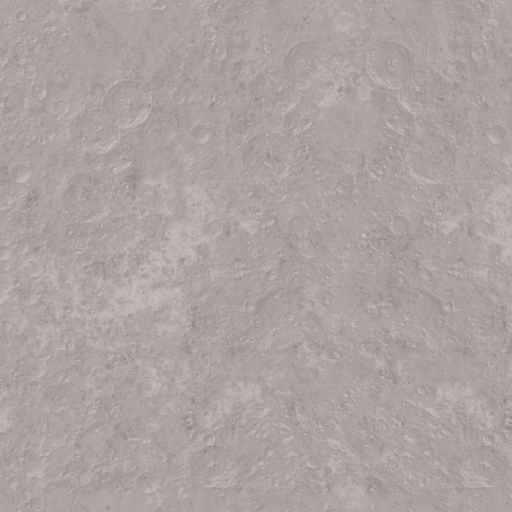
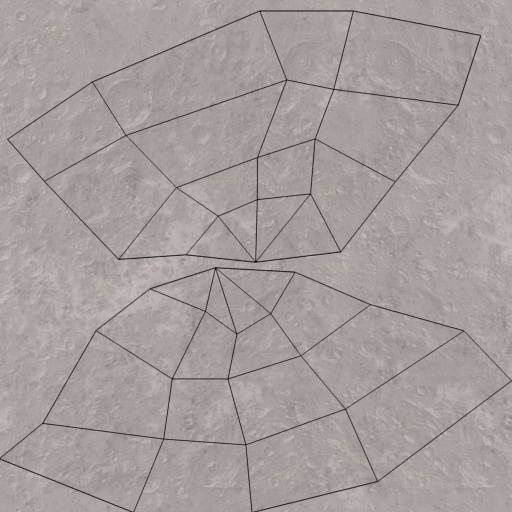
Layered file, before and after one edit (512x512). Changes by layer:
added layer "therock_rock1.png #1" (multiply) above "Livello incollato copia #4" over [0, 10, 512, 512]
